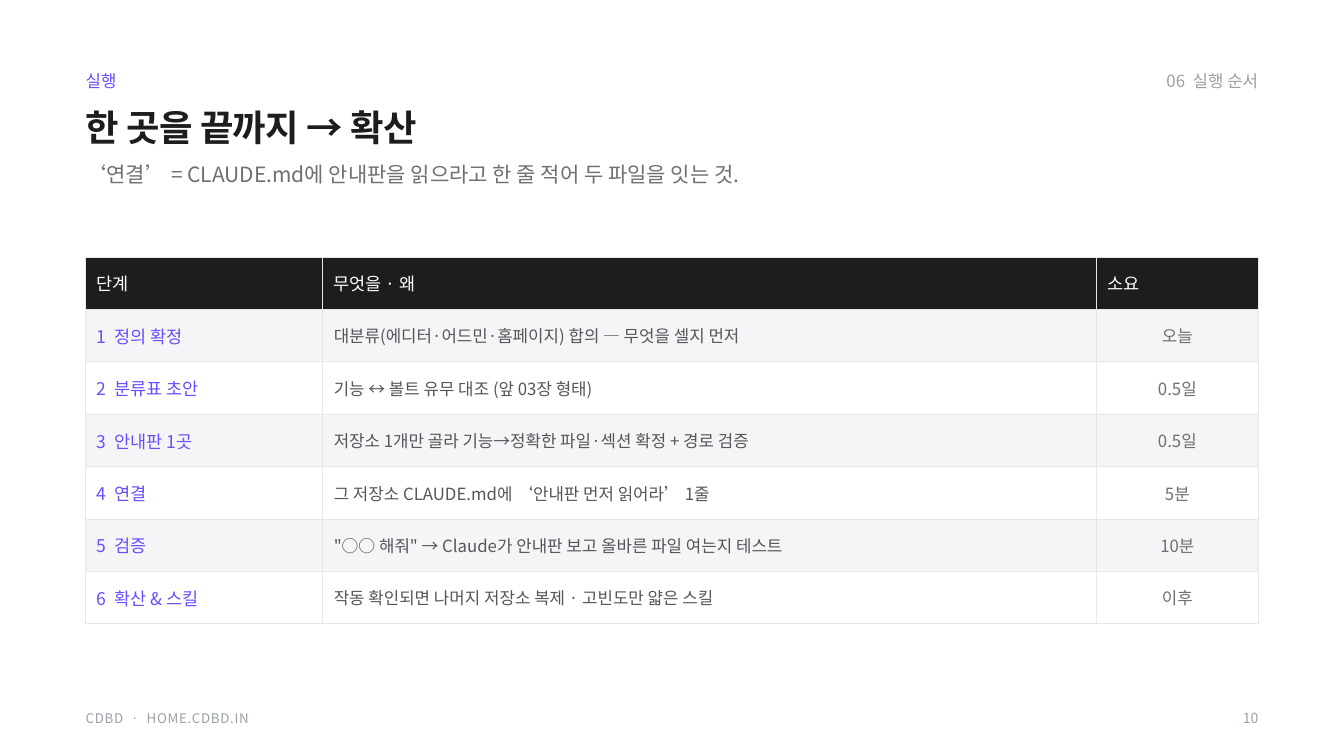
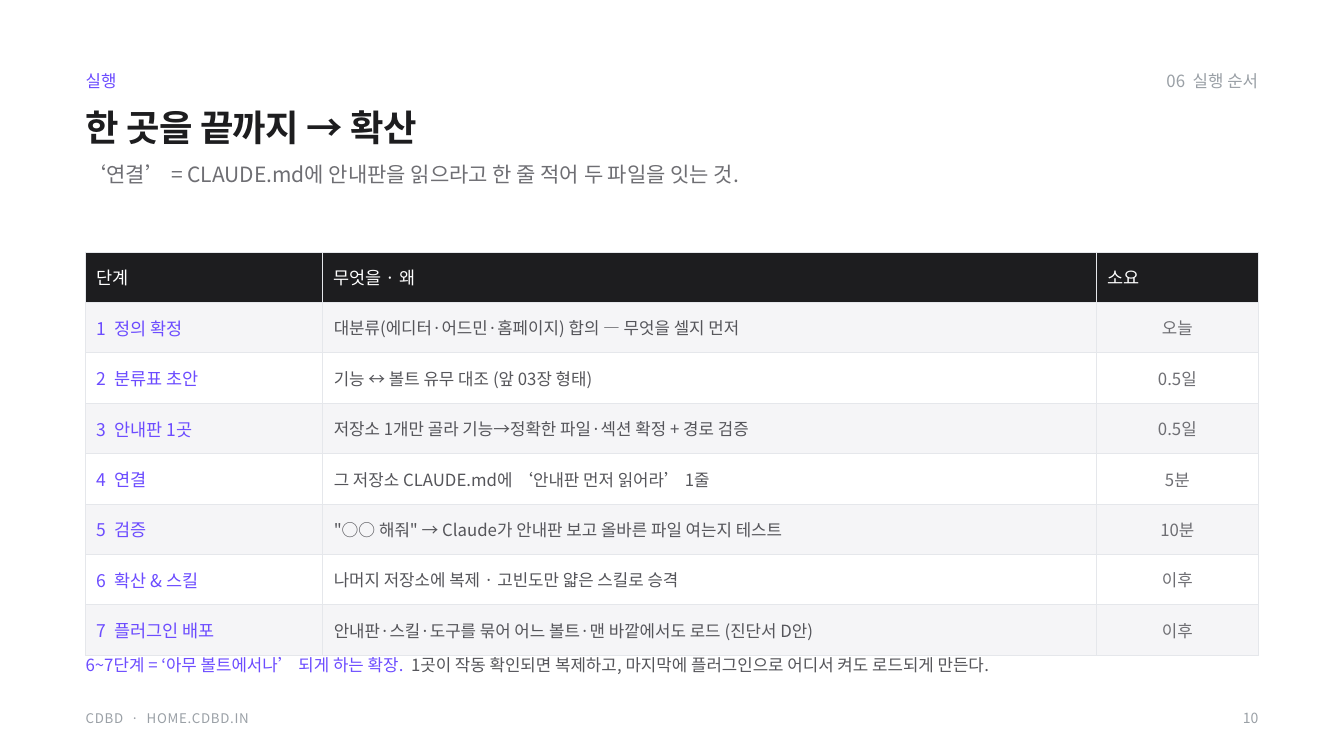
Before and after one commit to CdBd-in/design, a slide deck: slide 10 of _기능 안내판 실행 계획.pptx. Drawn at 1344x756 pixels with LibreOffice and Linux fonts; fonts in the diff are those of the drawing. Boxes give left, top, right and bottom in pixels: in the first picture for what was removed or moved away, otherwise in the second. Text is boxed around its words. In the diff, an @@ line names an element or a change of style, - is before the commit and + after.

```diff
--- a/_기능 안내판 실행 계획.pptx
+++ b/_기능 안내판 실행 계획.pptx
@@ table at [86, 252, 1258, 644] @@
-row 7: 6 확산 & 스킬 | 작동 확인되면 나머지 저장소 복제 · 고빈도만 얇은 스킬 | 이후
+row 7: 6 확산 & 스킬 | 나머지 저장소에 복제 · 고빈도만 얇은 스킬로 승격 | 이후
+row 8: 7 플러그인 배포 | 안내판·스킬·도구를 묶어 어느 볼트·맨 바깥에서도 로드 (진단서 D안) | 이후
@@ table: place and size @@
-table at [86, 257, 1258, 611]
+table at [86, 252, 1258, 644]
@@ text added at [86, 657, 989, 674], 12 pt, text #55555A @@
+6~7단계 = ‘아무 볼트에서나’ 되게 하는 확장. 1곳이 작동 확인되면 복제하고, 마지막에 플러그인으로 어디서 켜도 로드되게 만든다.
```
Also in this commit, not shown: 1 other slide changed, 2 other files.
